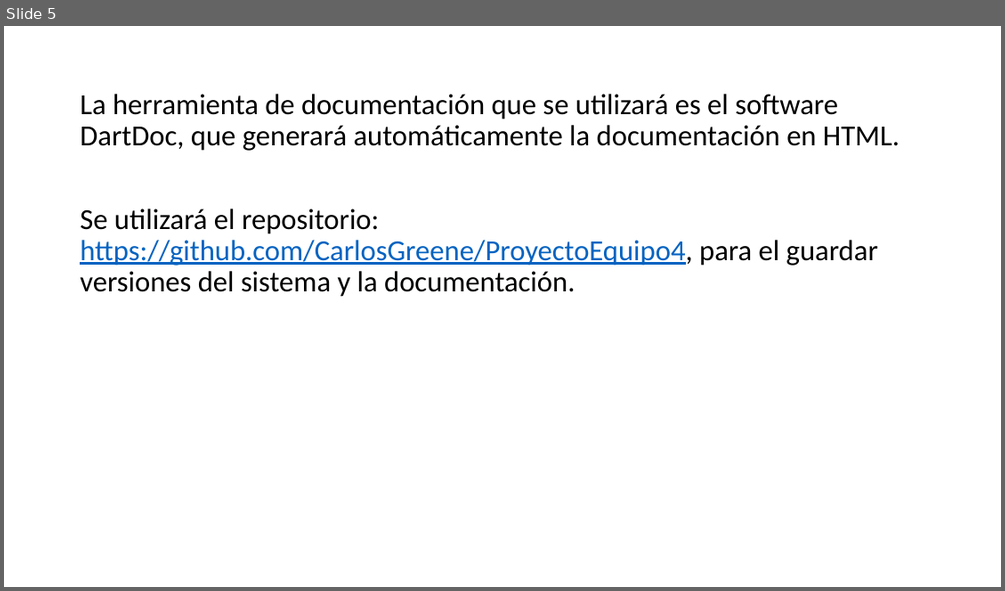
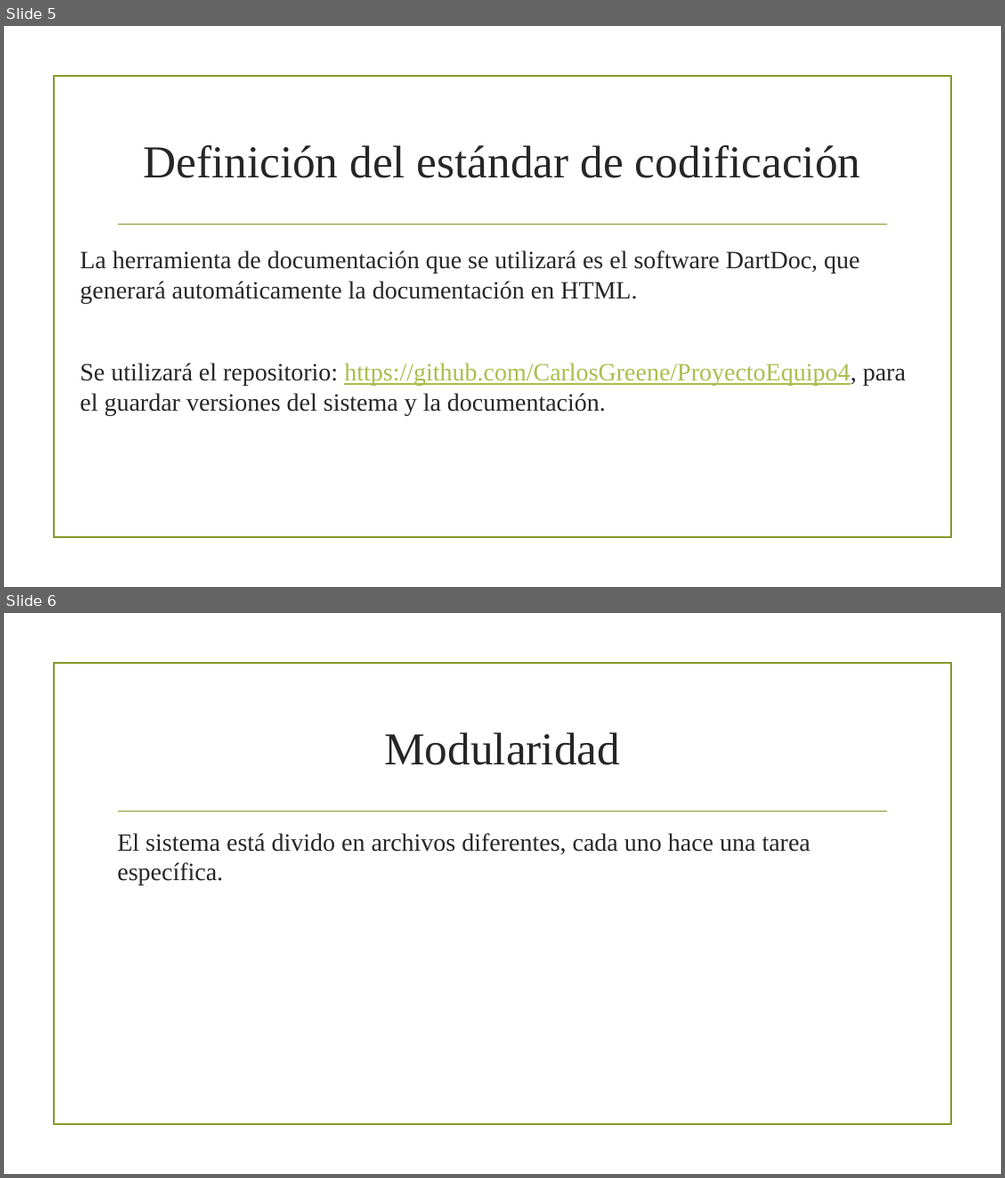
Before and after one commit to CarlosGreene/ProyectoEquipo4, a slide deck: Segunda Entrega.pptm. Shown one above the other, each under a label of ours: slide 5 before the commit, slides 5 and 6 after it. The pictures are 1005x591 and 1005x1178 pixels, drawn with LibreOffice and Linux fonts; fonts in the diff are those of the drawing; background and template pictures are left out. Boxes give left, top, right and bottom in pixels: in the first picture for what was removed or moved away, otherwise in the second. Text is boxed around its words. In the diff, an @@ line names an element or a change of style, - is before the commit and + after.

```diff
--- a/Segunda Entrega.pptm
+++ b/Segunda Entrega.pptm
@@ slide 6 added at (4, 613, 1001, 1174), background picture (left out); not listed: 2 template elements that a slide beside it also shows @@
@@ title added at (384, 732, 620, 765), 44 pt, text #262626 @@
+Modularidad
@@ text added at (117, 833, 810, 885), 24 pt, text #262626 @@
+El sistema está divido en archivos diferentes, cada uno hace una tarea específica.
@@ slide 5 changed as well @@
@@ rectangle added at (53, 76, 951, 538), outline #83992A 1.25 pt @@
@@ title added at (143, 145, 860, 178), 44 pt, text #262626 @@
+Definición del estándar de codificación
@@ line added from (119, 224) to (887, 224), #83992A 1.25 pt @@
@@ text "La herramienta de documentación que ...": place and size @@
-text "La herramienta de documentación que ..." at (80, 94, 899, 297)
+text "La herramienta de documentación que ..." at (80, 250, 906, 415)
@@ text "La herramienta de documentación que ..." at (80, 250, 906, 415): size 28 to 24 pt, font Calibri to Times New Roman; text colour #000000 to #262626 in "La herramienta de documentación que se utilizará ...", "Se utilizará el repositorio: https://github.com/CarlosGreene ..."; text colour #0563C1 to #A8BF4D in "https://github.com/CarlosGreene/ProyectoEquipo4,"; line spacing 0.9 to 1 @@
```
Also in this commit, not shown: 7 other slides changed, 1 other slide added, 3 slides removed, 10 other files.
